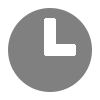
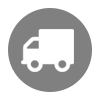
Layered file, before and after one edit (100×100). Changes by layer:
added layer "Truck" above "Clock" over [21, 29, 74, 72]
hid "Clock" over [44, 18, 76, 56]
